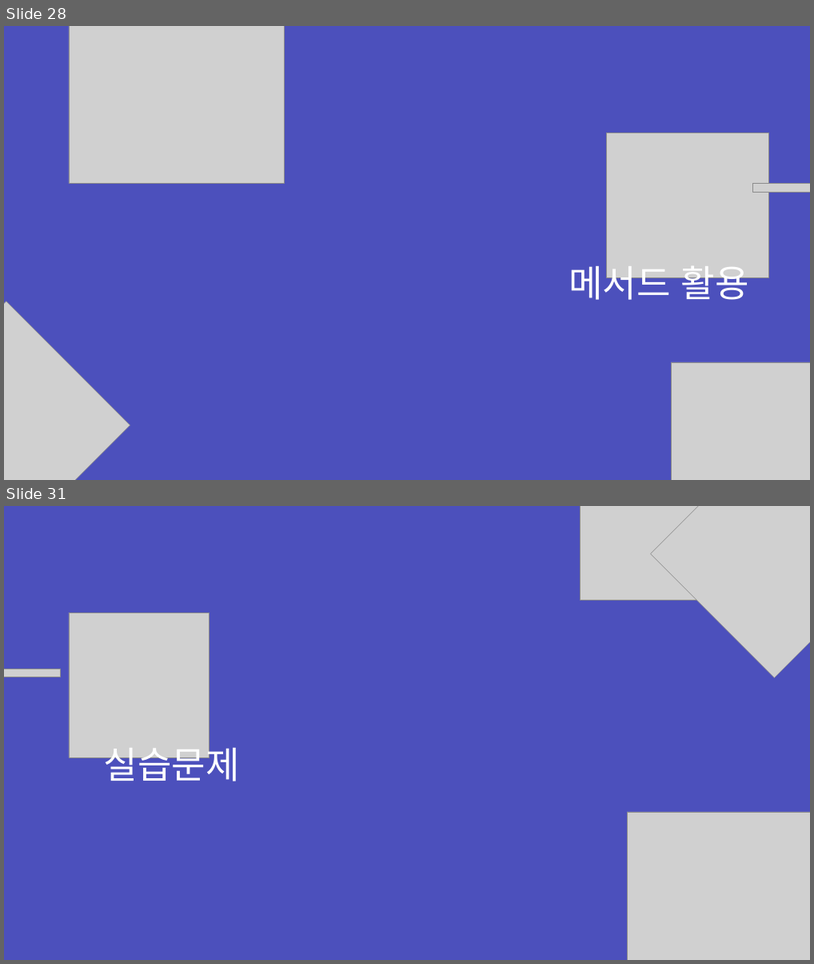
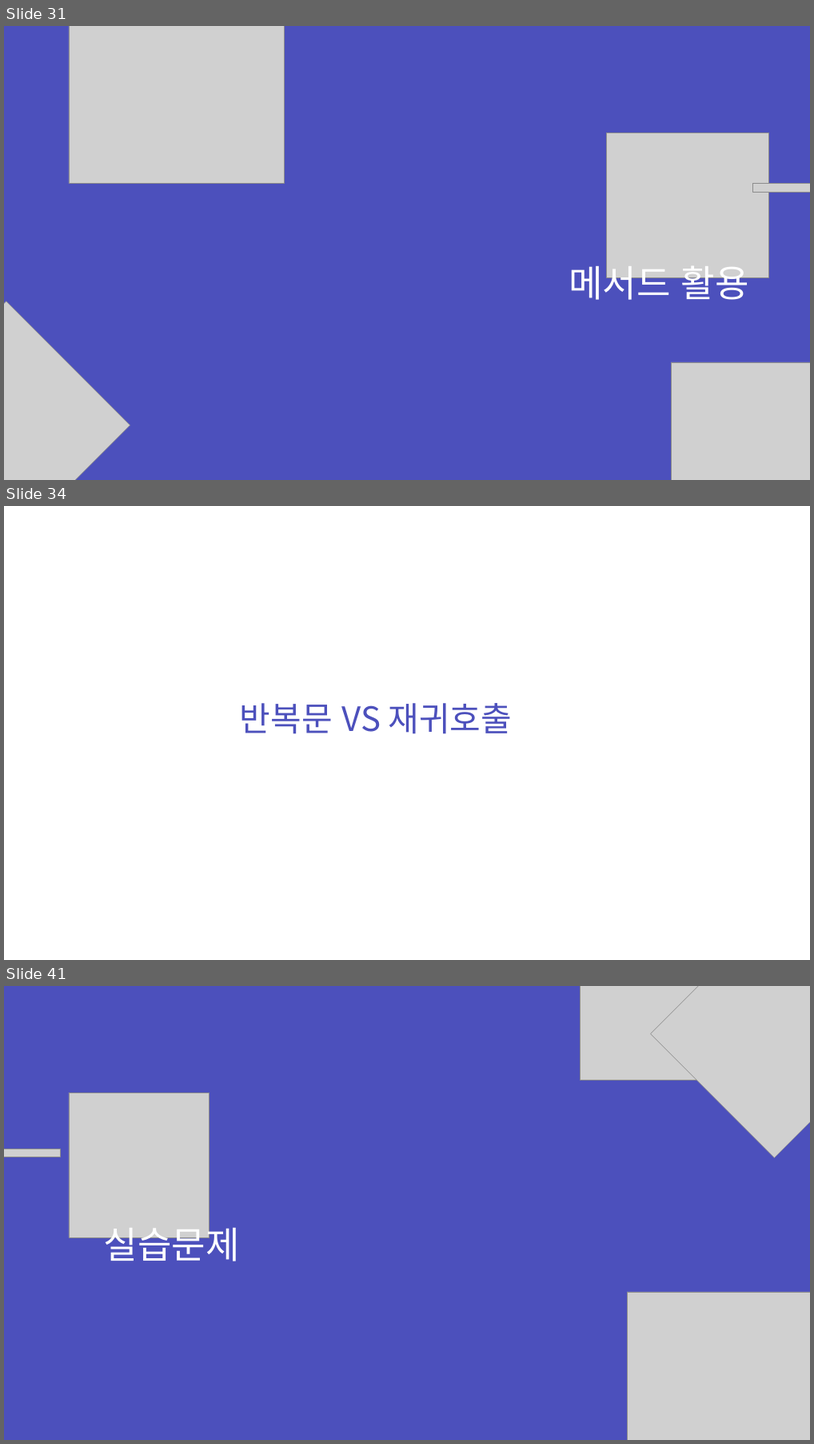
Before and after one commit to zest132/JavaLecture, a slide deck: JavaLecture/LectureFile/java 6강.pptx. Shown one above the other, each under a label of ours: slides 28 and 31 before the commit, slides 31, 34 and 41 after it; the slides between them are not shown. The pictures are 814x964 and 814x1444 pixels, drawn with LibreOffice and Linux fonts; fonts in the diff are those of the drawing; grey boxes stand for pictures. Boxes give left, top, right and bottom in pixels: in the first picture for what was removed or moved away, otherwise in the second. Text is boxed around its words. In the diff, an @@ line names an element or a change of style, - is before the commit and + after.

```diff
--- a/JavaLecture/LectureFile/java 6강.pptx
+++ b/JavaLecture/LectureFile/java 6강.pptx
@@ slide 34 added at box(4, 506, 810, 960), background #FFFFFF @@
@@ text added at box(240, 703, 513, 734), 60 pt, text #4C50BC @@
+반복문 VS 재귀호출
@@ what was slide 28 is now slide 31 @@
@@ what was slide 31 is now slide 41 @@
```
Also in this commit, not shown: 3 slides changed, 9 other slides added, 3 other files.
